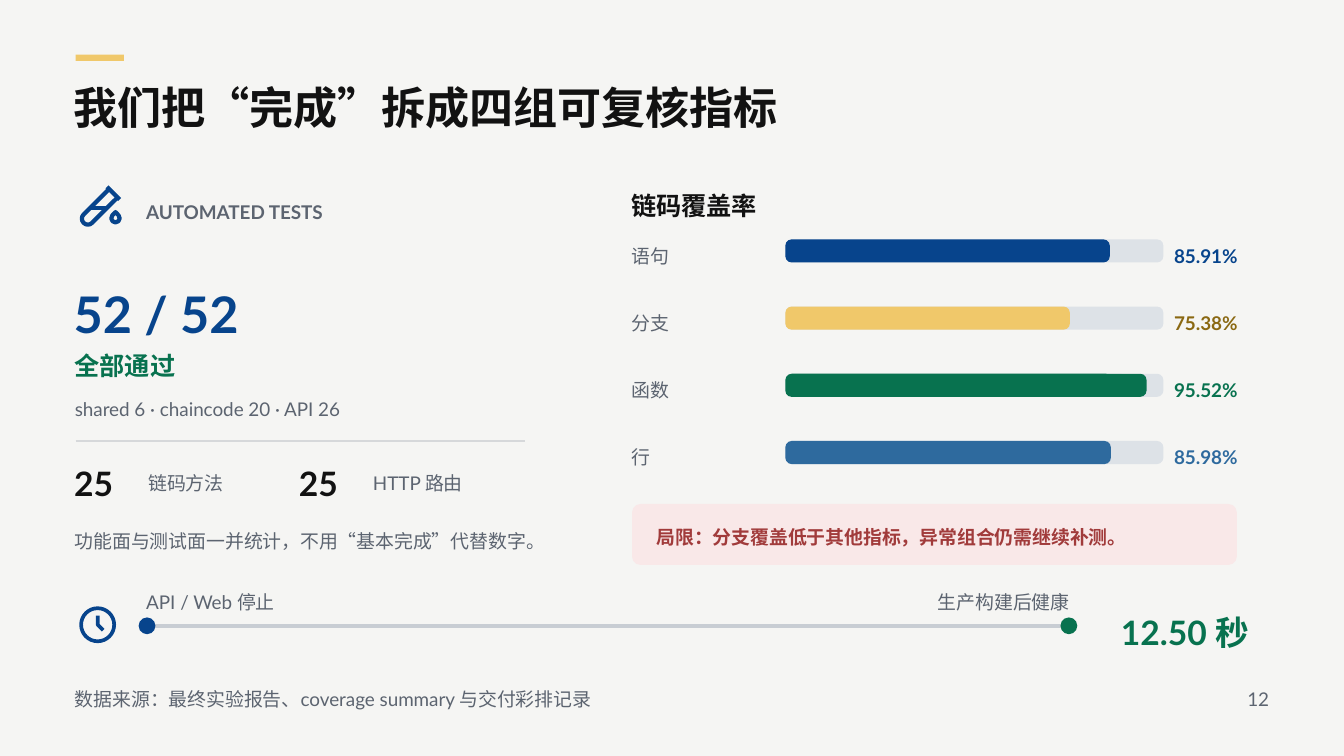
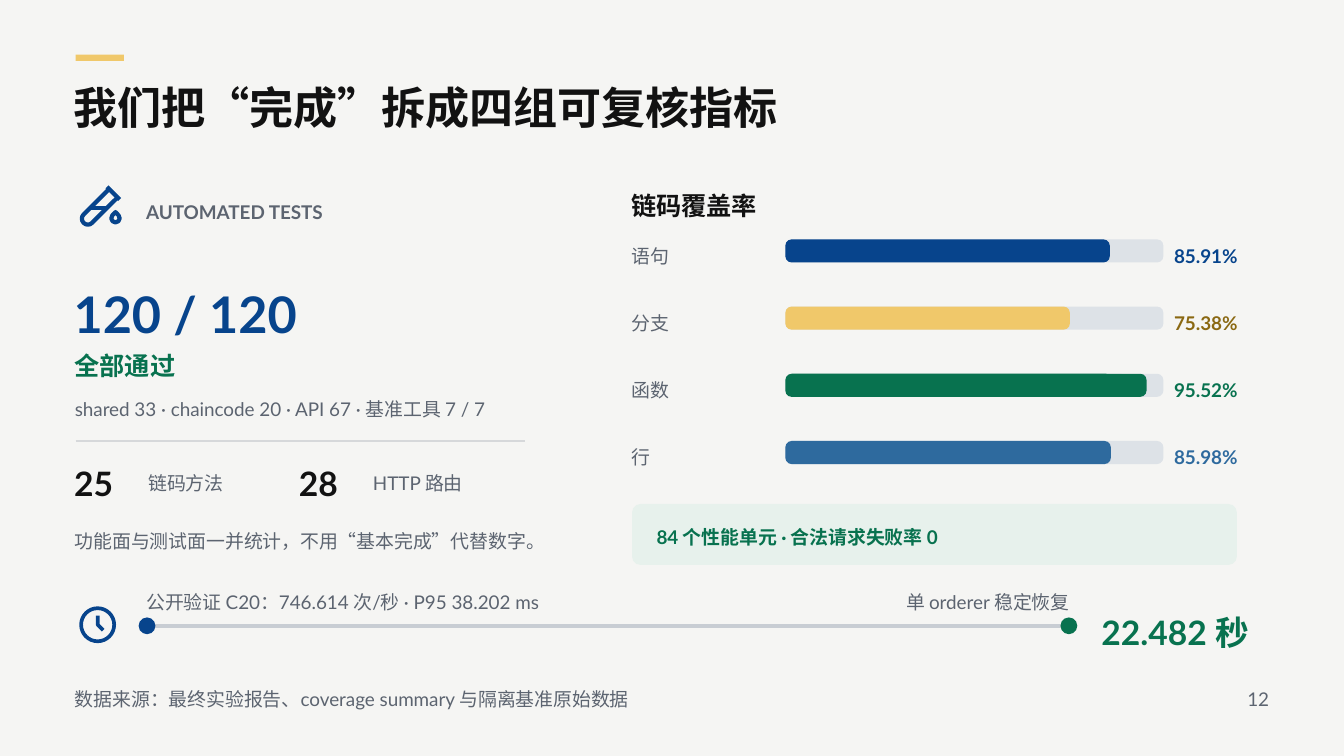
Before and after one commit to ytq0198/Echoes-of-the-Chain, a slide deck: slide 12 of deliverables/course/ChainGrade_课程答辩_重制版.pptx. Drawn at 1344x756 pixels with LibreOffice and Linux fonts; fonts in the diff are those of the drawing. Boxes give left, top, right and bottom in pixels: in the first picture for what was removed or moved away, otherwise in the second. Text is boxed around its words. In the diff, an @@ line names an element or a change of style, - is before the commit and + after.

```diff
--- a/deliverables/course/ChainGrade_课程答辩_重制版.pptx
+++ b/deliverables/course/ChainGrade_课程答辩_重制版.pptx
@@ text at (74,296,297,334): text changed @@
-52 / 52
+120 / 120
@@ text at (75,400,485,418): text changed @@
-shared 6 · chaincode 20 · API 26
+shared 33 · chaincode 20 · API 67 · 基准工具 7 / 7
@@ text at (299,471,338,497): text changed @@
-25
+28
@@ rounded rectangle at (632,504,1237,565): fill #F9E8E8 to #E7F1EC @@
@@ text at (657,528,938,546): text changed; text colour #A13B3B to #08724F @@
-局限：分支覆盖低于其他指标，异常组合仍需继续补测。
+84 个性能单元 · 合法请求失败率 0
@@ text at (146,593,539,611): text changed @@
-API / Web 停止
+公开验证 C20：746.614 次/秒 · P95 38.202 ms
@@ text at (906,593,1069,611): text changed @@
-生产构建后健康
+单 orderer 稳定恢复
@@ text at (1101,616,1249,648): text changed @@
-12.50 秒
+22.482 秒
@@ text at (75,690,629,710): text changed @@
-数据来源：最终实验报告、coverage summary 与交付彩排记录
+数据来源：最终实验报告、coverage summary 与隔离基准原始数据
```
Also in this commit, not shown: 1 other slide changed, 18 other files.
